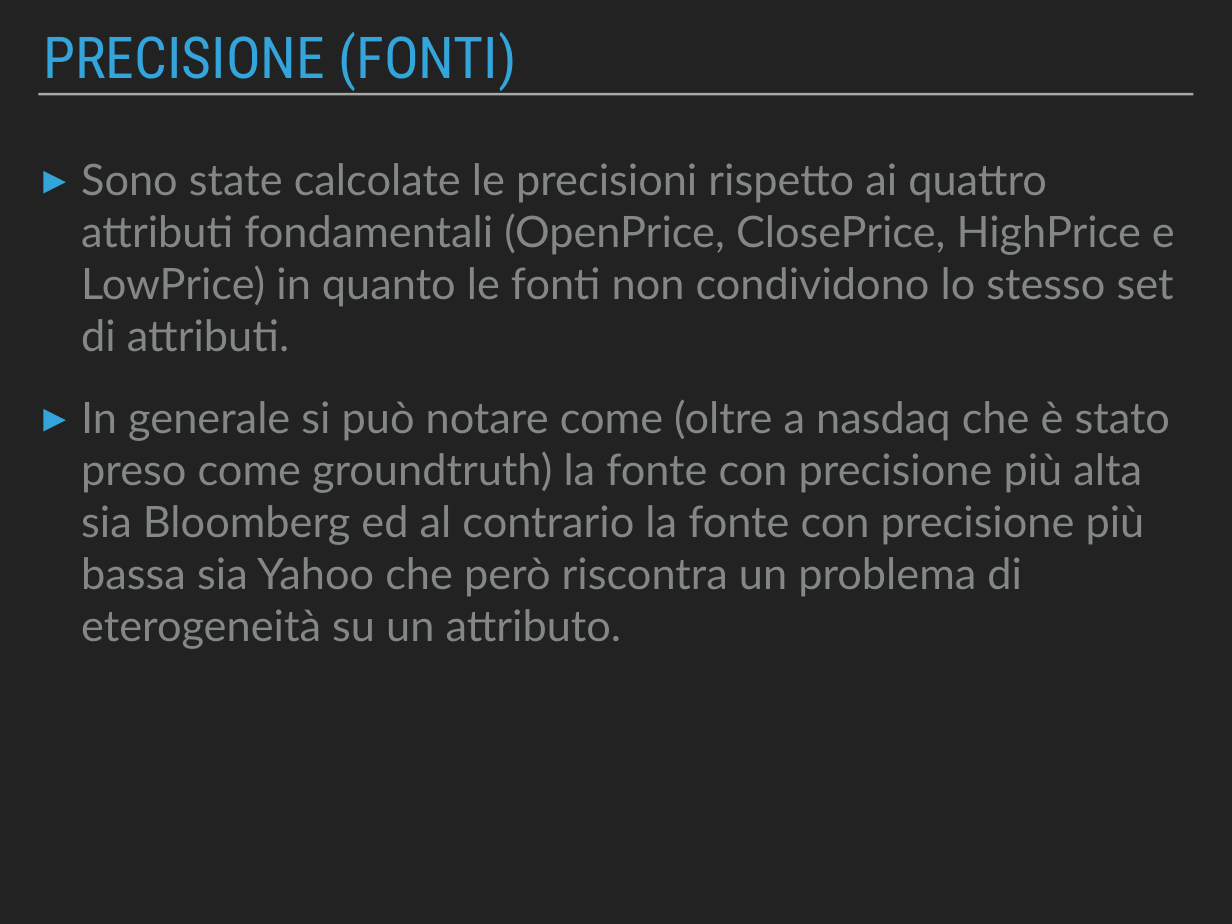
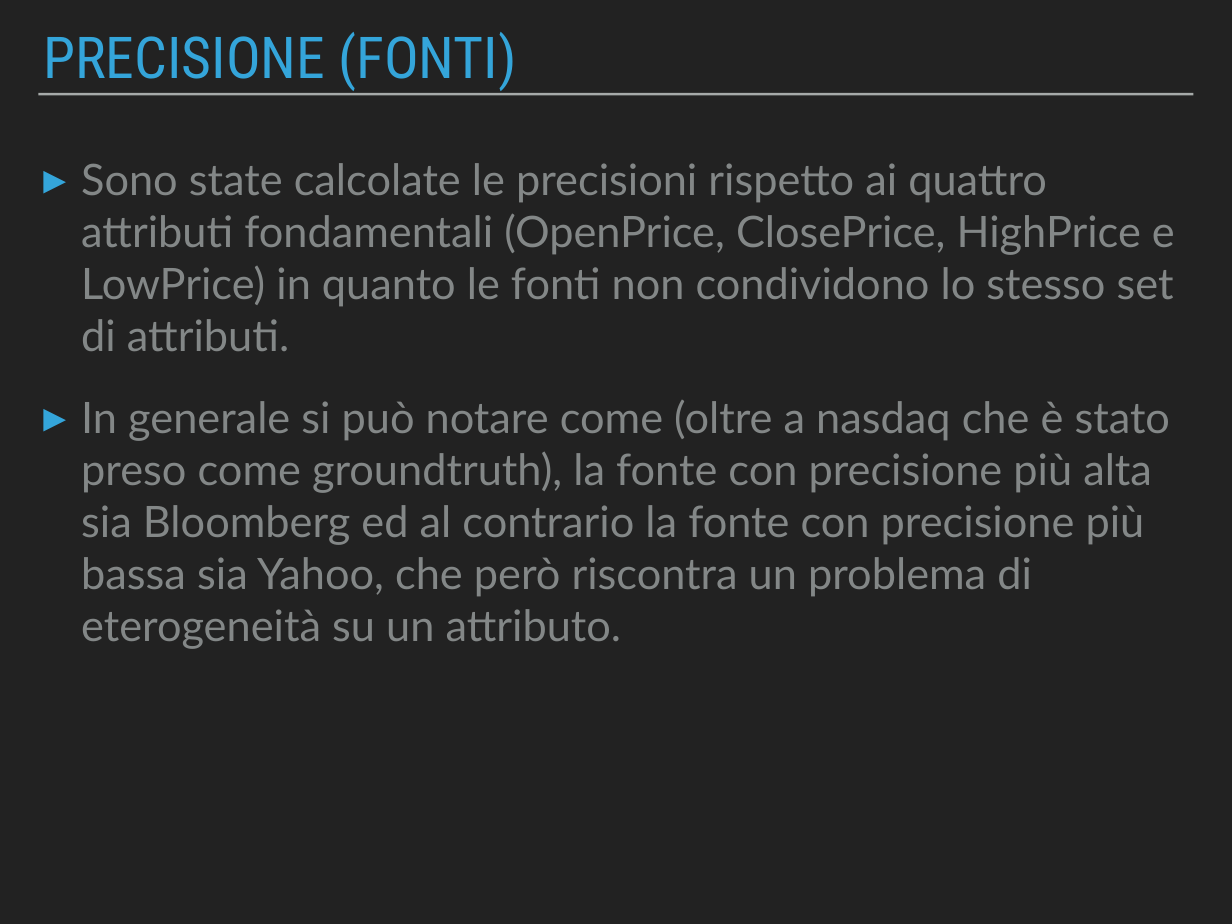
Before and after one commit to Beltra97/Unimib_ArchitettureDati, a slide deck: slide 17 of PresentazionePowerPoint.pptx. Drawn at 1232x924 pixels with LibreOffice and Linux fonts; fonts in the diff are those of the drawing. Boxes give left, top, right and bottom in pixels: in the first picture for what was removed or moved away, otherwise in the second. Text is boxed around its words. In the diff, an @@ line names an element or a change of style, - is before the commit and + after.

```diff
--- a/PresentazionePowerPoint.pptx
+++ b/PresentazionePowerPoint.pptx
@@ text at bbox=[81, 400, 1171, 649]: text changed @@
-▸ In generale si può notare come (oltre a nasdaq che è stato preso come groundtruth) la fonte con precisione più alta sia Bloomberg ed al contrario la fonte con precisione più bassa sia Yahoo che però riscontra un problema di eterogeneità su un attributo.
+▸ In generale si può notare come (oltre a nasdaq che è stato preso come groundtruth), la fonte con precisione più alta sia Bloomberg ed al contrario la fonte con precisione più bassa sia Yahoo, che però riscontra un problema di eterogeneità su un attributo.
```
Also in this commit, not shown: 11 other slides changed, 2 other files.
